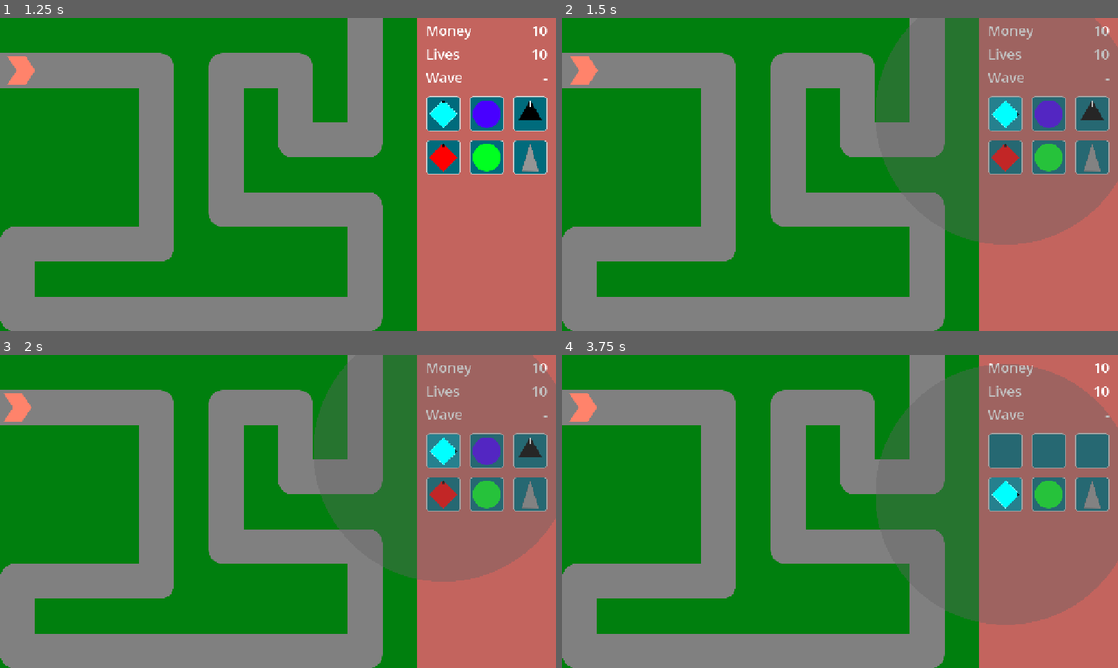
Above: before the commit, frames 1-4 (two rows, left to right).
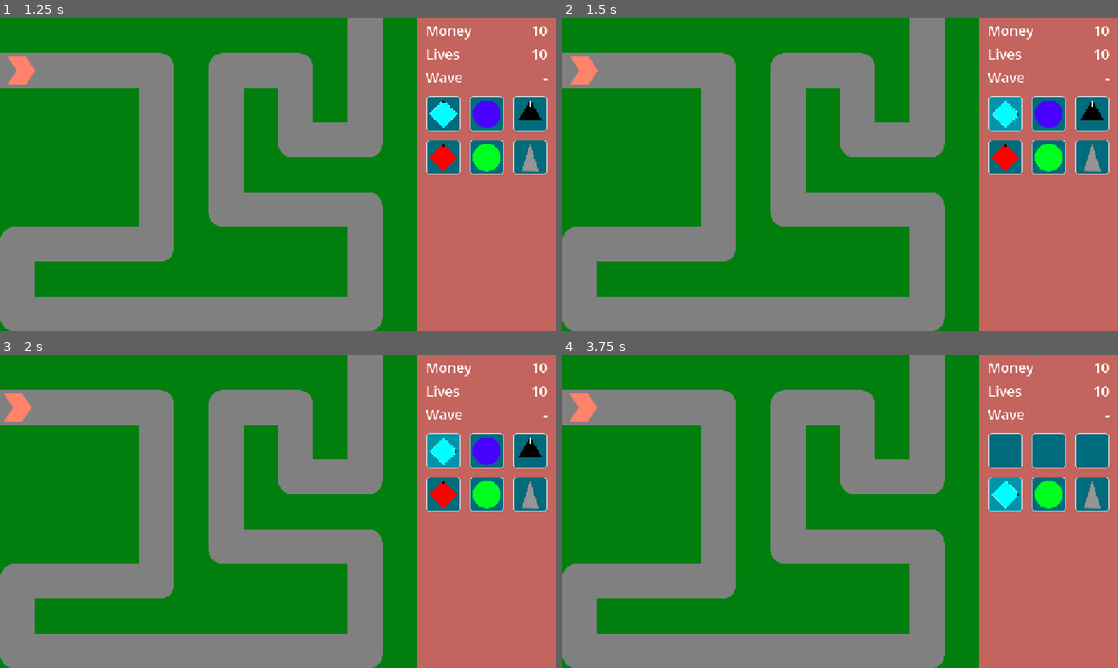
Above: after the commit, the same moments.

Repository: phrasmotica/godot-tower-defence
Game: Godot game, scene res://scenes/game.tscn
The game is run twice, just before and just after one commit, with the same random seed, the same clock (stepped at 60 frames per second) and the same inputs.
Inputs (mouse positions are in pixels of both pictures, inside the frame that each line leads up to):
- Up to frame 1 (1.25 s): click "Play path 0" at 0.5 s
- Up to frame 2 (1.5 s): click (1006, 115) at 1.25 s
- Up to frame 3 (2 s): no input
- Up to frame 4 (3.75 s): click (1051, 452) at 2 s; click (1090, 452) at 2.75 s; click (1006, 492) at 3.5 s

Frame 1 is identical in both runs. In frame 2, 23% of the frame differs, in the area x 56-100%, y 0-73%; in frame 3, 23%; in frame 4, 25%, in the area x 56-100%, y 2-87%.

Commit message:
Simplify tower PLACING state byt reducing coupling between game UI states and tower objects

Diff:
--- a/scenes/towers/tower.gd
+++ b/scenes/towers/tower.gd
@@ -34,7 +34,6 @@
 var _state_factory := TowerStateFactory.new()
 var _current_state: TowerState = null
 
-signal on_placed(tower: Tower)
 signal on_warmed_up(tower: Tower, first_level: TowerLevel)
 signal on_upgrade_finish(tower: Tower, next_level: TowerLevel)
 signal on_selected(tower: Tower)
@@ -59,15 +58,14 @@
 		collision_area,
 		levels_node,
 		selection,
-		visualiser)
+		visualiser,
+		progress_bars,
+		path_manager)
 
 	_current_state.state_transition_requested.connect(switch_state)
 	_current_state.name = "TowerStateMachine: %s" % str(state)
 
 	call_deferred("add_child", _current_state)
-
-func set_warming_up():
-	tower_mode = State.WARMUP
 
 func is_placing() -> bool:
 	return _current_state != null and _current_state.is_placing()
@@ -214,19 +212,6 @@
 		if is_firing() and not is_selected:
 			on_selected.emit(self)
 
-func try_place():
-	if not can_be_placed():
-		print("Cannot place tower here!")
-		return
-
-	switch_state(State.WARMUP)
-
-	set_warming_up()
-	hide_visualiser()
-	progress_bars.do_warmup()
-
-	on_placed.emit(self)
-
 func _on_barrel_shoot():
 	if not is_firing():
 		return
--- a/scenes/towers/tower/states/tower_state.gd
+++ b/scenes/towers/tower/states/tower_state.gd
@@ -9,6 +9,8 @@
 var _selection: TowerSelection = null
 var _visualiser: TowerVisualiser = null
 var _level_manager: TowerLevelManager = null
+var _progress_bars: TowerProgressBars = null
+var _path_manager: PathManager = null
 
 func setup(
 	tower: Tower,
@@ -17,6 +19,8 @@
 	level_manager: TowerLevelManager,
 	selection: TowerSelection,
 	visualiser: TowerVisualiser,
+	progress_bars: TowerProgressBars,
+	path_manager: PathManager,
 ) -> void:
 	_tower = tower
 	_state_data = state_data
@@ -24,6 +28,8 @@
 	_level_manager = level_manager
 	_selection = selection
 	_visualiser = visualiser
+	_progress_bars = progress_bars
+	_path_manager = path_manager
 
 func transition_state(
 	new_state: Tower.State,
@@ -33,6 +39,3 @@
 
 func is_placing() -> bool:
 	return false
-
-func can_be_placed() -> bool:
-	return false
--- a/scenes/towers/tower/states/tower_state_placing.gd
+++ b/scenes/towers/tower/states/tower_state_placing.gd
@@ -6,8 +6,6 @@
 
 func _enter_tree() -> void:
 	print("Tower is now placing")
-
-	TowerPlacingEvents.mouse_over_path_area_changed.connect(_on_mouse_over_path_area_changed)
 
 	_tower.deselect()
 
@@ -22,21 +20,14 @@
 	_visualiser.show_range()
 	_visualiser.show_bolt_line = false
 
+	_path_manager.mouse_validity_changed.connect(_on_path_manager_mouse_validity_changed)
+	_path_manager.valid_area_clicked.connect(_on_path_manager_valid_area_clicked)
+
 func _process(_delta: float) -> void:
 	if not _tower.visible:
 		_tower.show()
 
 	_tower.global_position = get_viewport().get_mouse_position()
-
-func _on_mouse_over_path_area_changed(is_over: bool) -> void:
-	_is_mouse_over_path = is_over
-
-	if _is_mouse_over_path:
-		_tower.show_visualiser()
-		_tower.set_default_look()
-	else:
-		_tower.hide_visualiser()
-		_tower.set_error_look()
 
 # NOTE: Area2D handling a collision with a TileSet's physics layer
 # must use body_entered/exited rather than area_entered/exited!!
@@ -50,8 +41,31 @@
 	_is_valid_location = true
 	_tower.set_default_look()
 
+func _on_path_manager_mouse_validity_changed(is_valid: bool) -> void:
+	_is_mouse_over_path = is_valid
+
+	if _is_mouse_over_path:
+		_tower.show_visualiser()
+		_tower.set_default_look()
+	else:
+		_tower.hide_visualiser()
+		_tower.set_error_look()
+
+func _on_path_manager_valid_area_clicked() -> void:
+	if not (_is_mouse_over_path and _is_valid_location):
+		print("Cannot place tower here!")
+		return
+
+	print("Placed new %s" % _tower.tower_name)
+
+	_tower.on_selected.connect(TowerEvents.emit_tower_selected)
+	_tower.on_upgrade_finish.connect(TowerEvents.emit_tower_upgrade_finished)
+
+	BankManager.deduct(_tower.price)
+
+	TowerEvents.emit_tower_placing_finished(_tower)
+
+	transition_state(Tower.State.WARMUP)
+
 func is_placing() -> bool:
 	return true
-
-func can_be_placed() -> bool:
-	return _is_mouse_over_path and _is_valid_location
--- a/scenes/towers/tower/states/tower_state_warmup.gd
+++ b/scenes/towers/tower/states/tower_state_warmup.gd
@@ -3,3 +3,7 @@
 
 func _enter_tree() -> void:
 	print("Tower is now warming up")
+
+	_tower.hide_visualiser()
+
+	_progress_bars.do_warmup()
--- a/scenes/ui/game_ui/states/game_ui_state_placing_tower.gd
+++ b/scenes/ui/game_ui/states/game_ui_state_placing_tower.gd
@@ -12,14 +12,11 @@
 
 		transition_state(GameUI.State.ENABLED)
 
-	placing_tower.on_placed.connect(_on_placing_tower_placed)
+	_create_tower_ui.cancel_tower.connect(_on_create_tower_ui_cancel_tower)
+
+	TowerEvents.tower_placing_finished.connect(_on_tower_placing_finished)
 
 	TowerEvents.emit_tower_placing_started(placing_tower)
-
-	_create_tower_ui.cancel_tower.connect(_on_create_tower_ui_cancel_tower)
-
-	_path_manager.mouse_validity_changed.connect(_on_path_manager_mouse_validity_changed)
-	_path_manager.valid_area_clicked.connect(_on_path_manager_valid_area_clicked)
 
 func _process(_delta: float) -> void:
 	if Input.is_action_just_pressed("ui_cancel"):
@@ -39,20 +36,5 @@
 
 	transition_state(GameUI.State.ENABLED)
 
-func _on_path_manager_mouse_validity_changed(is_valid: bool) -> void:
-	TowerPlacingEvents.emit_mouse_over_path_area_changed(is_valid)
-
-func _on_path_manager_valid_area_clicked() -> void:
-	placing_tower.try_place()
-
-func _on_placing_tower_placed(tower: Tower) -> void:
-	print("Placed new tower")
-
-	placing_tower.on_selected.connect(TowerEvents.emit_tower_selected)
-	placing_tower.on_upgrade_finish.connect(TowerEvents.emit_tower_upgrade_finished)
-
-	TowerEvents.emit_tower_placing_finished(tower)
-
-	BankManager.deduct(tower.price)
-
+func _on_tower_placing_finished(_tower: Tower) -> void:
 	finish()
